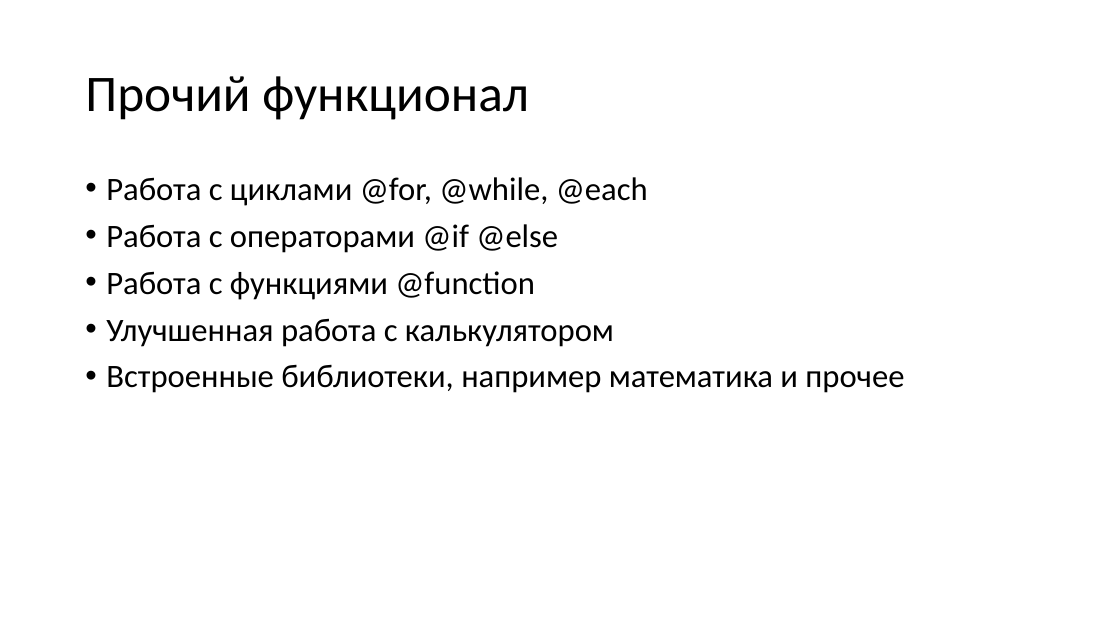
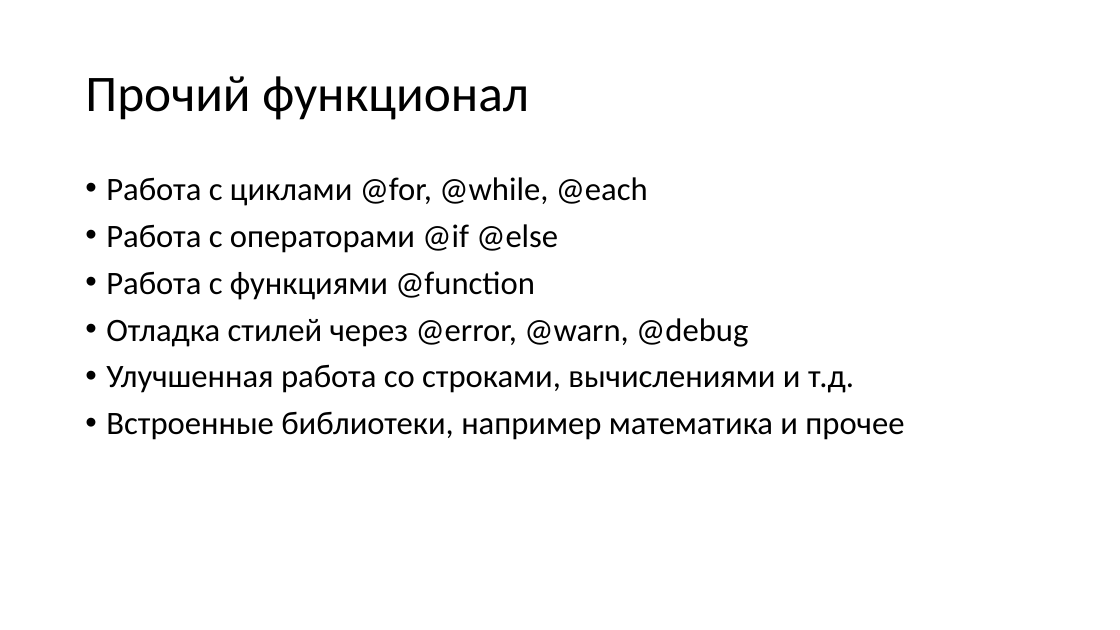
Before and after one commit to TalantRys/scss-study, a slide deck: slide 14 of sass.pptx (slide 11 before the commit). Drawn at 1120x630 pixels with LibreOffice and Linux fonts; fonts in the diff are those of the drawing. Boxes give left, top, right and bottom in pixels: in the first picture for what was removed or moved away, otherwise in the second. Text is boxed around its words. In the diff, an @@ line names an element or a change of style, - is before the commit and + after.

```diff
--- a/sass.pptx
+++ b/sass.pptx
@@ text at <box>106,318,854,393</box>: text changed @@
-• Улучшенная работа с калькулятором
+• Отладка стилей через @error, @warn, @debug
+• Улучшенная работа со строками, вычислениями и т.д.
```
Also in this commit, not shown: 5 other slides changed, 4 slides added, 1 slide removed.
